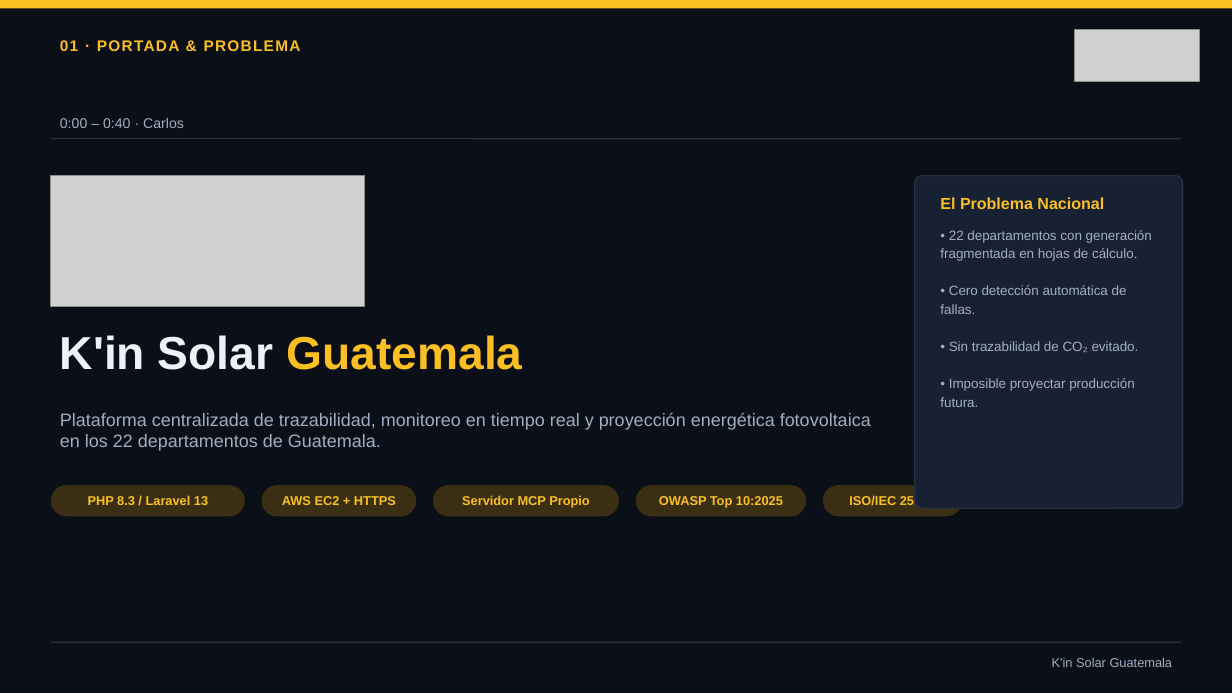
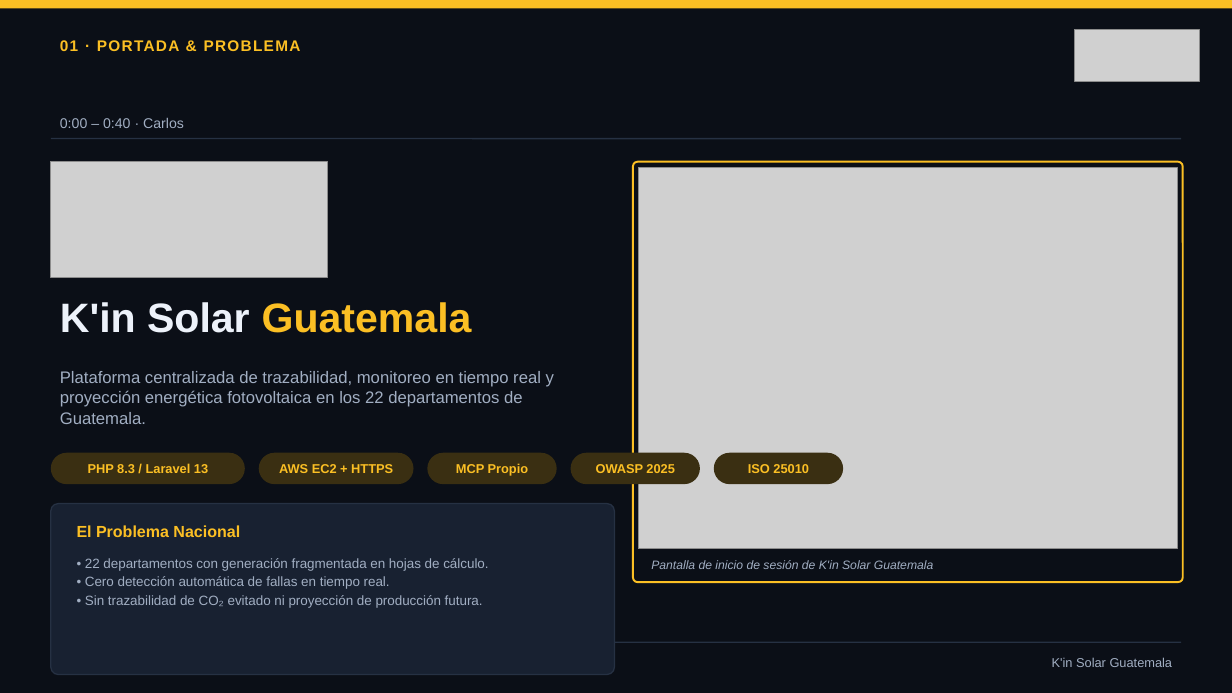
Before and after one commit to Andy13K/Dia_del_programador_IA, a slide deck: slide 1 of docs/export/Presentacion-Kin-Solar-Guatemala.pptx. Drawn at 1232x693 pixels with LibreOffice and Linux fonts; fonts in the diff are those of the drawing; grey boxes stand for pictures. Boxes give left, top, right and bottom in pixels: in the first picture for what was removed or moved away, otherwise in the second. Text is boxed around its words. In the diff, an @@ line names an element or a change of style, - is before the commit and + after.

```diff
--- a/docs/export/Presentacion-Kin-Solar-Guatemala.pptx
+++ b/docs/export/Presentacion-Kin-Solar-Guatemala.pptx
@@ picture resized from (x1=51, y1=176, x2=365, y2=307) to (x1=51, y1=162, x2=328, y2=277) @@
@@ rounded rectangle added at (x1=633, y1=162, x2=1183, y2=582), outline #FBBF24 1.5 pt @@
@@ picture added at (x1=639, y1=167, x2=1177, y2=549) @@
@@ rounded rectangle removed at (x1=915, y1=176, x2=1183, y2=508) @@
@@ text "K'in Solar Guatemala" moved from (x1=60, y1=335, x2=523, y2=370) to (x1=60, y1=302, x2=472, y2=333) @@
@@ text "K'in Solar Guatemala" at (x1=60, y1=302, x2=472, y2=333): size 36 to 32 pt @@
@@ text "Plataforma centralizada de trazabilidad, monitoreo ..." moved from (x1=60, y1=413, x2=871, y2=451) to (x1=60, y1=371, x2=554, y2=424) @@
@@ text "Plataforma centralizada de trazabilidad, monitoreo ..." at (x1=60, y1=371, x2=554, y2=424): size 14 to 13 pt @@
@@ text "PHP 8.3 / Laravel 13" moved from (x1=88, y1=495, x2=208, y2=505) to (x1=88, y1=463, x2=208, y2=473) @@
@@ rounded rectangle moved from (x1=51, y1=485, x2=245, y2=517) to (x1=51, y1=453, x2=245, y2=484) @@
@@ text "AWS EC2 + HTTPS" moved from (x1=282, y1=496, x2=396, y2=505) to (x1=279, y1=464, x2=393, y2=473) @@
@@ rounded rectangle moved from (x1=262, y1=485, x2=417, y2=517) to (x1=259, y1=453, x2=414, y2=484) @@
@@ rounded rectangle resized from (x1=433, y1=485, x2=619, y2=517) to (x1=427, y1=453, x2=556, y2=484) @@
@@ text at (x1=456, y1=463, x2=529, y2=476): text changed @@
-Servidor MCP Propio
+MCP Propio
@@ rounded rectangle resized from (x1=823, y1=485, x2=961, y2=517) to (x1=570, y1=453, x2=700, y2=484) @@
@@ text at (x1=596, y1=464, x2=674, y2=473): text changed @@
-OWASP Top 10:2025
+OWASP 2025
@@ rounded rectangle resized from (x1=636, y1=485, x2=806, y2=517) to (x1=714, y1=453, x2=843, y2=484) @@
@@ text at (x1=748, y1=464, x2=809, y2=473): text changed @@
-ISO/IEC 25010
+ISO 25010
@@ rounded rectangle added at (x1=51, y1=504, x2=615, y2=675), fill #182131, outline #263143 1 pt @@
@@ text "El Problema Nacional" moved from (x1=940, y1=197, x2=1104, y2=209) to (x1=77, y1=525, x2=240, y2=537) @@
@@ text "• 22 departamentos con generación ..." moved from (x1=940, y1=230, x2=1152, y2=407) to (x1=85, y1=558, x2=488, y2=608) @@
@@ text added at (x1=651, y1=560, x2=933, y2=569), 9.5 pt, text #A1AEC2, italic @@
+Pantalla de inicio de sesión de K'in Solar Guatemala
@@ text at (x1=85, y1=576, x2=483, y2=608): text changed @@
-• Cero detección automática de fallas.
-• Sin trazabilidad de CO₂ evitado.
-• Imposible proyectar producción futura.
+• Cero detección automática de fallas en tiempo real.
+• Sin trazabilidad de CO₂ evitado ni proyección de producción futura.
```
Also in this commit, not shown: 12 other slides changed, 2 slides added, 3 slides removed, 12 other files.
